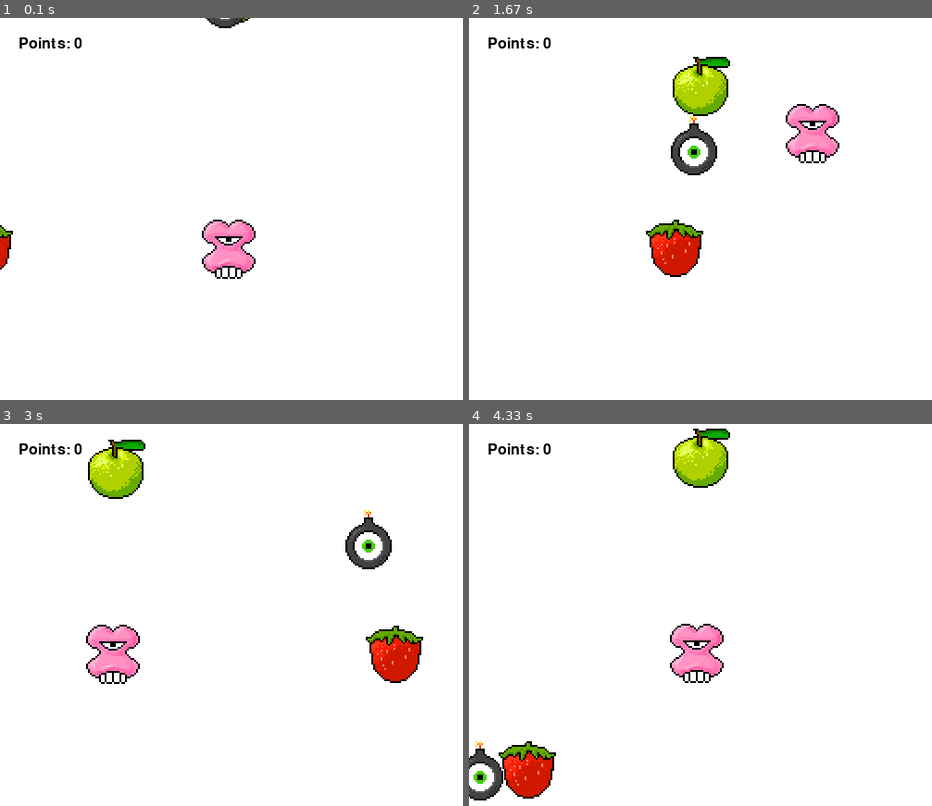
Above: before the commit, frames 1-4 (two rows, left to right).
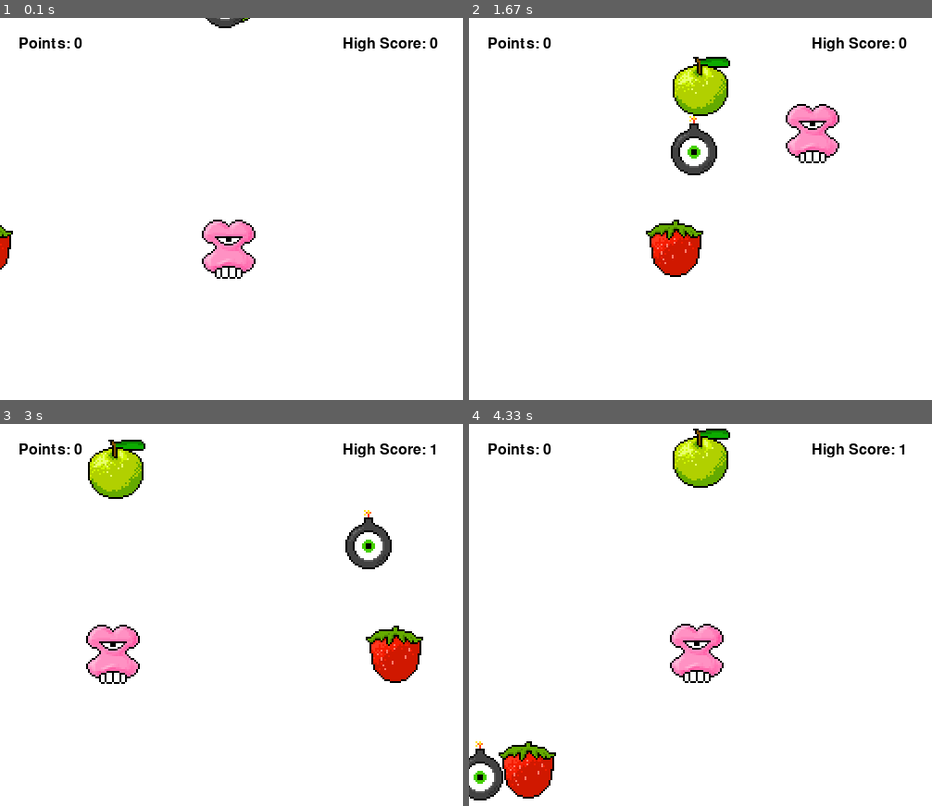
Above: after the commit, the same moments.

Repository: laurelmclean/ACS-1111-Pygame-Tutorial
Game: pygame game, started from example2.py
Two runs of this game, one before a commit and one after it. Both use one fixed random seed, a clock stepped at 60 frames per second and the inputs below.
Inputs:
- Up to frame 1 (0.1 s): no input
- Up to frame 2 (1.67 s): hold Right 0.33-0.8 s; hold Up 0.83-1.13 s; hold Right 1.17-1.63 s
- Up to frame 3 (3 s): hold Left 1.67-2.2 s; hold Down 2.23-2.53 s; hold Left 2.57-2.97 s
- Up to frame 4 (4.33 s): hold Up 3-3.37 s; hold Right 3.4-4.03 s; hold Down from 4.07 s (still down)

The runs differ from the first frame. In frame 1, 0.3% of the frame differs, in the area x 74-95%, y 5-9%; in frame 2, 0.3%; in frame 3, 0.3%; in frame 4, 0.3%.

Commit message:
Added high score

Diff:
--- a/example2.py
+++ b/example2.py
@@ -13,6 +13,9 @@
 
 # points
 points = 0
+
+# high score
+high_score = 0
 
 def draw_text(text, color, font_size, x, y):
     font = pygame.font.SysFont(None, font_size)
@@ -233,11 +236,14 @@
         fruit.reset()
     # Check collision player and bomb
     if pygame.sprite.collide_rect(player, bomb):
+        if points > high_score:
+          high_score = points
         points = 0
         pygame.mixer.Sound.play(explosion)
         bomb.reset()
      # Draw the points
     draw_text(text=f'Points: {points}', color= (0, 0, 0), font_size=24, x=20, y=20)
+    draw_text(text=f'High Score: {high_score}', color= (0, 0, 0), font_size=24, x=370, y=20)
 # Update the window
     pygame.display.flip()
     # tick the clock!
